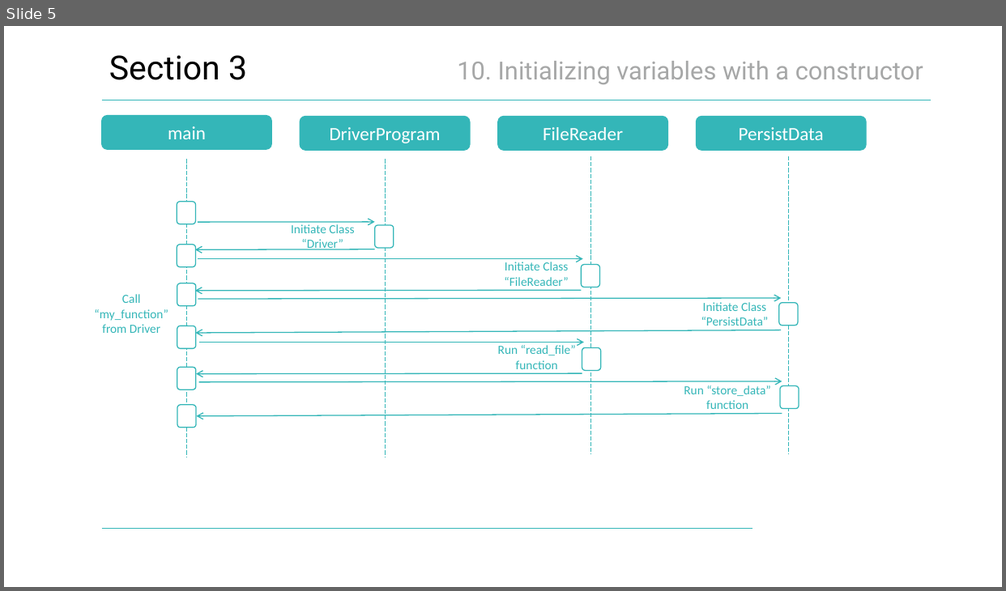
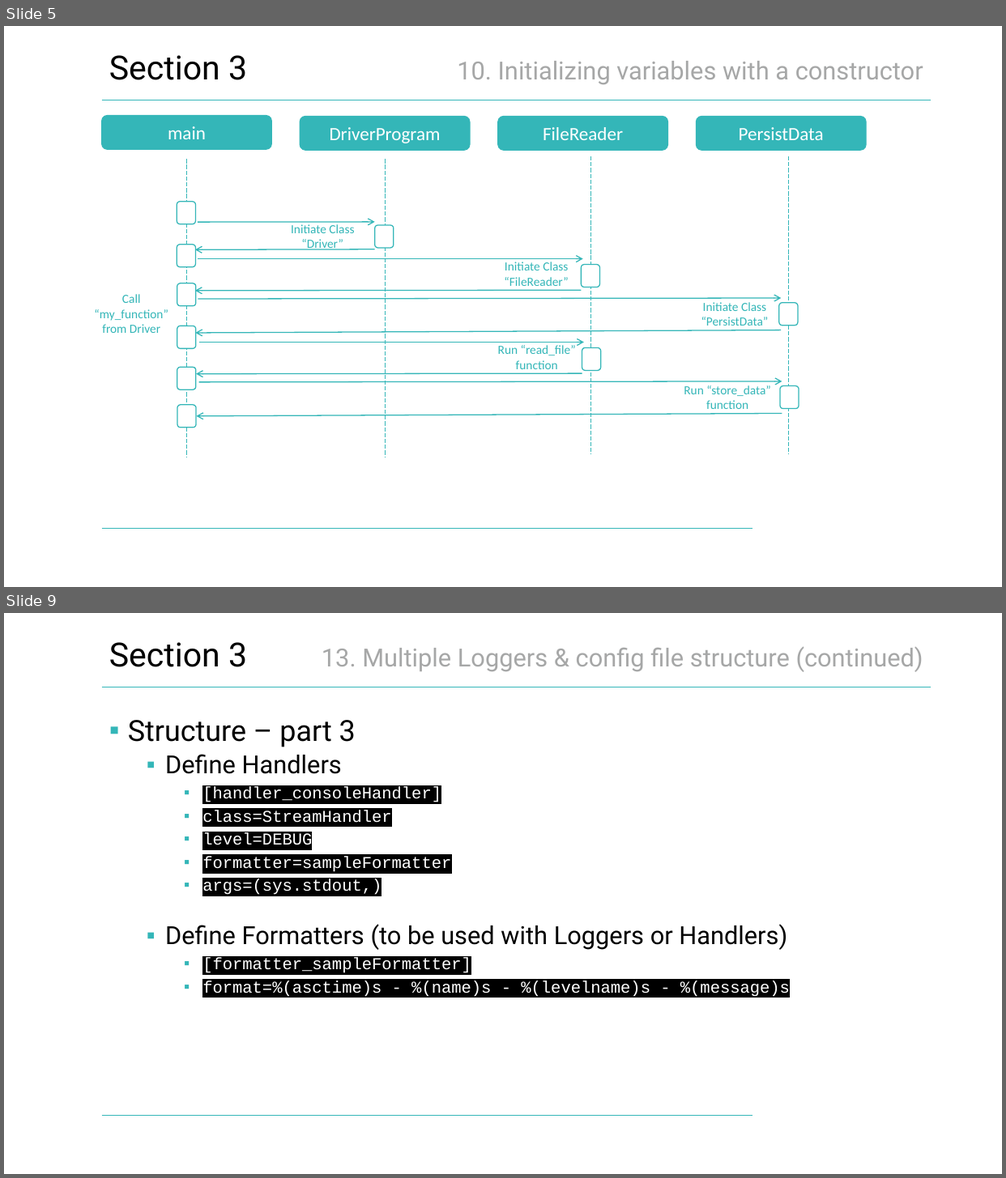
Before and after one commit to etzimopoulos/python-coding-framework, a slide deck: python-coding-framework-diagrams-and-documentation.pptx. Shown one above the other, each under a label of ours: slide 5 before the commit, slides 5 and 9 after it; the slides between them are not shown. The pictures are 1006x591 and 1006x1178 pixels, drawn with LibreOffice and Linux fonts; fonts in the diff are those of the drawing; background and template pictures are left out. Boxes give left, top, right and bottom in pixels: in the first picture for what was removed or moved away, otherwise in the second. Text is boxed around its words. In the diff, an @@ line names an element or a change of style, - is before the commit and + after.

Commit message:
Completed Section 13, updated daily log with learnings and also updated documentation in powerpoint

```diff
--- a/python-coding-framework-diagrams-and-documentation.pptx
+++ b/python-coding-framework-diagrams-and-documentation.pptx
@@ slide 9 added at (4, 613, 1002, 1174), background #FFFFFF; not listed: 2 template elements that a slide beside it also shows @@
@@ title added at (109, 642, 247, 667), 32 pt, text #000000 @@
+Section 3
@@ text added at (322, 647, 923, 672), 24 pt, text #A6A7A7 @@
+13. Multiple Loggers & config file structure (continued)
@@ text added at (128, 720, 790, 997), 16 pt, text #FFFFFF @@
+▪ Structure – part 3
+  ▪ Define Handlers
+    ▪ [handler_consoleHandler]
+    ▪ class=StreamHandler
+    ▪ level=DEBUG
+    ▪ formatter=sampleFormatter
+    ▪ args=(sys.stdout,)
+  ▪ Define Formatters (to be used with Loggers or Handlers)
+    ▪ [formatter_sampleFormatter]
+    ▪ format=%(asctime)s - %(name)s - %(levelname)s - %(message)s
```
Also in this commit, not shown: 1 slide changed, 3 other slides added, 5 other files.
